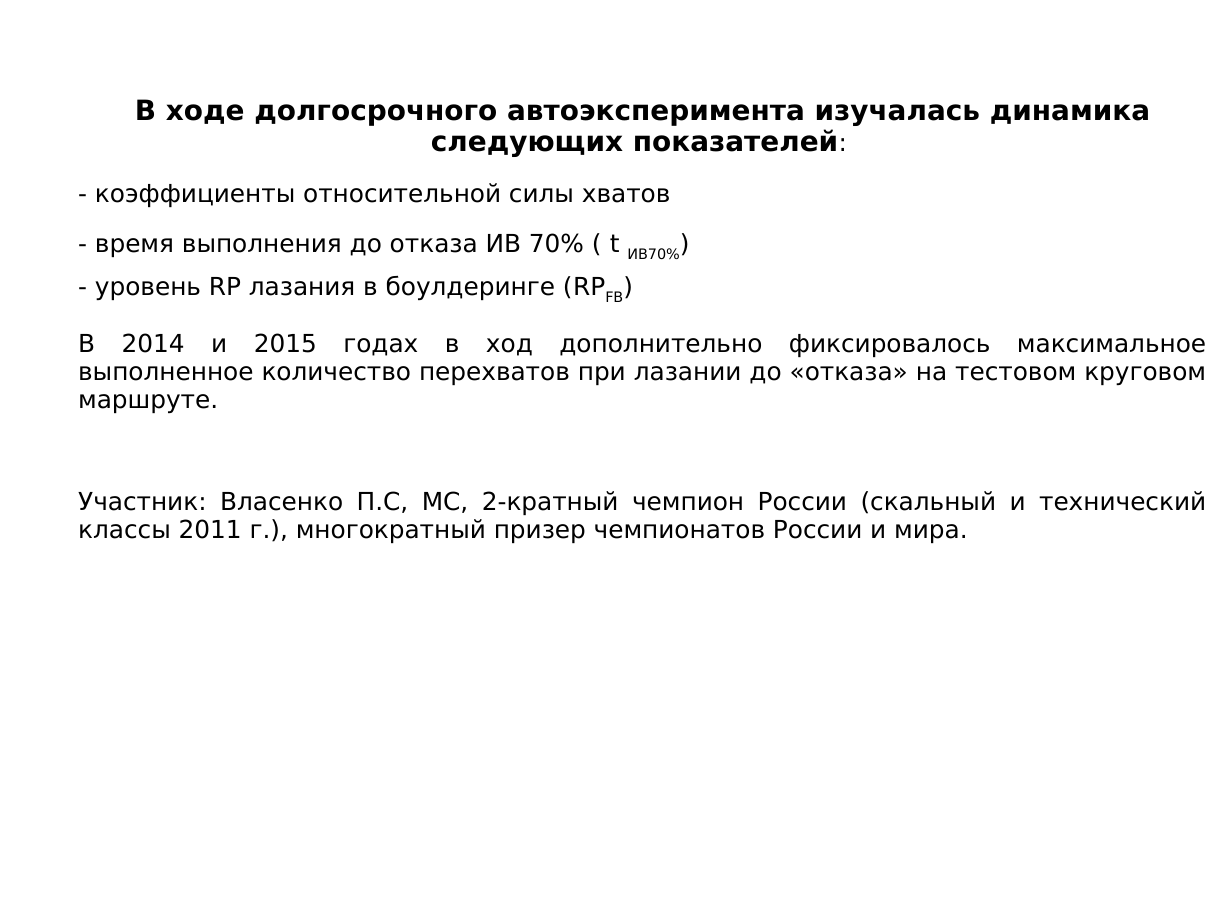
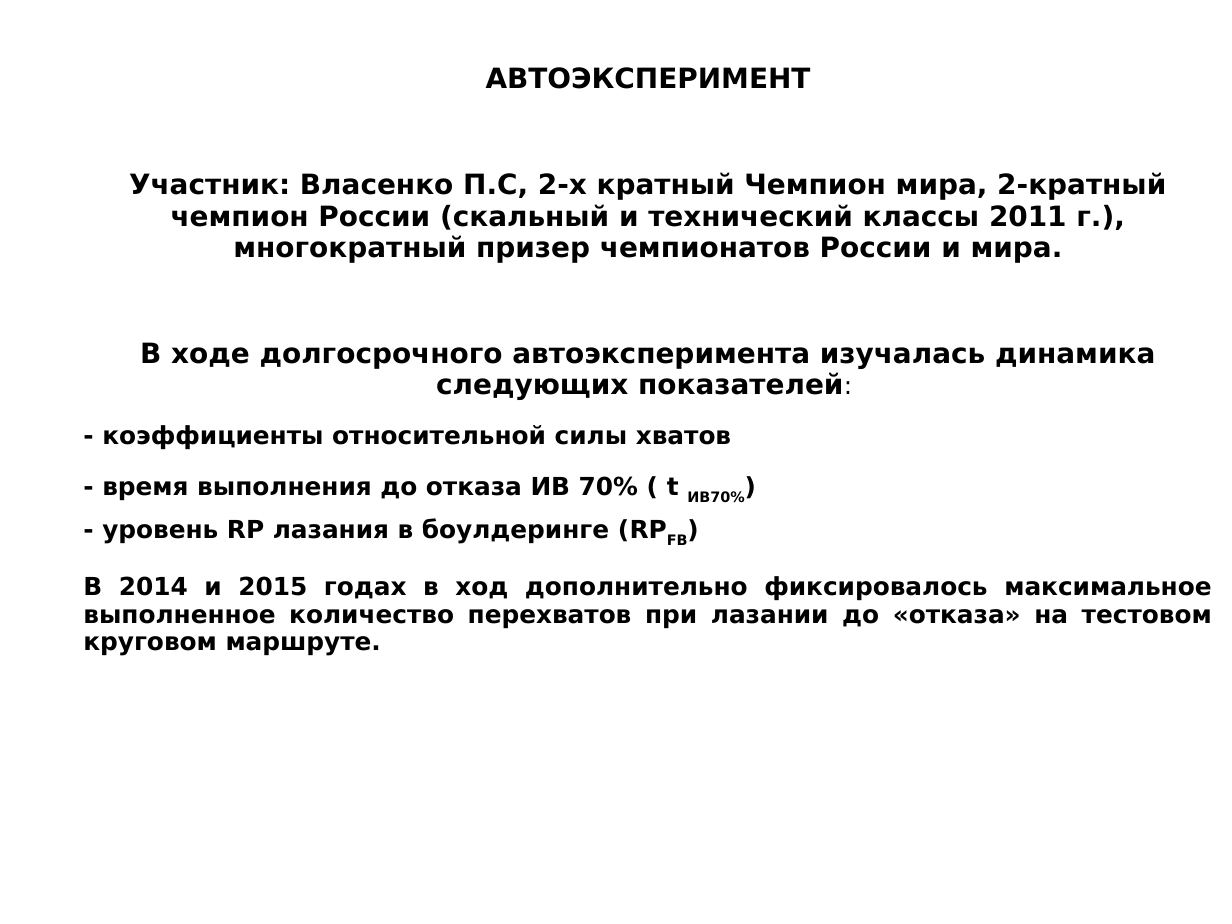
Before and after one commit to VlasenkoPavel/pv-repo, a slide deck: slide 21 of Prezent Vlasenko.ppt (slide 19 before the commit). Drawn at 1232x924 pixels with LibreOffice and Linux fonts; fonts in the diff are those of the drawing. Boxes give left, top, right and bottom in pixels: in the first picture for what was removed or moved away, otherwise in the second. Text is boxed around its words. In the diff, an @@ line names an element or a change of style, - is before the commit and + after.

```diff
--- a/Prezent Vlasenko.ppt
+++ b/Prezent Vlasenko.ppt
@@ text "АВТОЭКСПЕРИМЕНТ": place and size @@
-text "АВТОЭКСПЕРИМЕНТ" at <box>78,98,1206,544</box>
+text "АВТОЭКСПЕРИМЕНТ" at <box>83,67,1212,656</box>
@@ text at <box>129,67,1166,262</box>: paragraphs added @@
+АВТОЭКСПЕРИМЕНТ
+Участник: Власенко П.С, 2-х кратный Чемпион мира, 2-кратный чемпион России (скальный и технический классы 2011 г.), многократный призер чемпионатов России и мира.
@@ text at <box>83,425,1212,656</box>: bold on in "- коэффициенты относительной силы хватов", "- время выполнения до отказа ИВ 70% ...", "- уровень RP лазания в боулдеринге (RPFB)", "В 2014 и 2015 годах в ход ..." @@
@@ text at <box>78,491,1206,544</box>: paragraph removed @@
-Участник: Власенко П.С, МС, 2-кратный чемпион России (скальный и технический классы 2011 г.), многократный призер чемпионатов России и мира.
```
Also in this commit, not shown: 18 other slides changed, 6 slides added, 5 slides removed, 10 other files.
